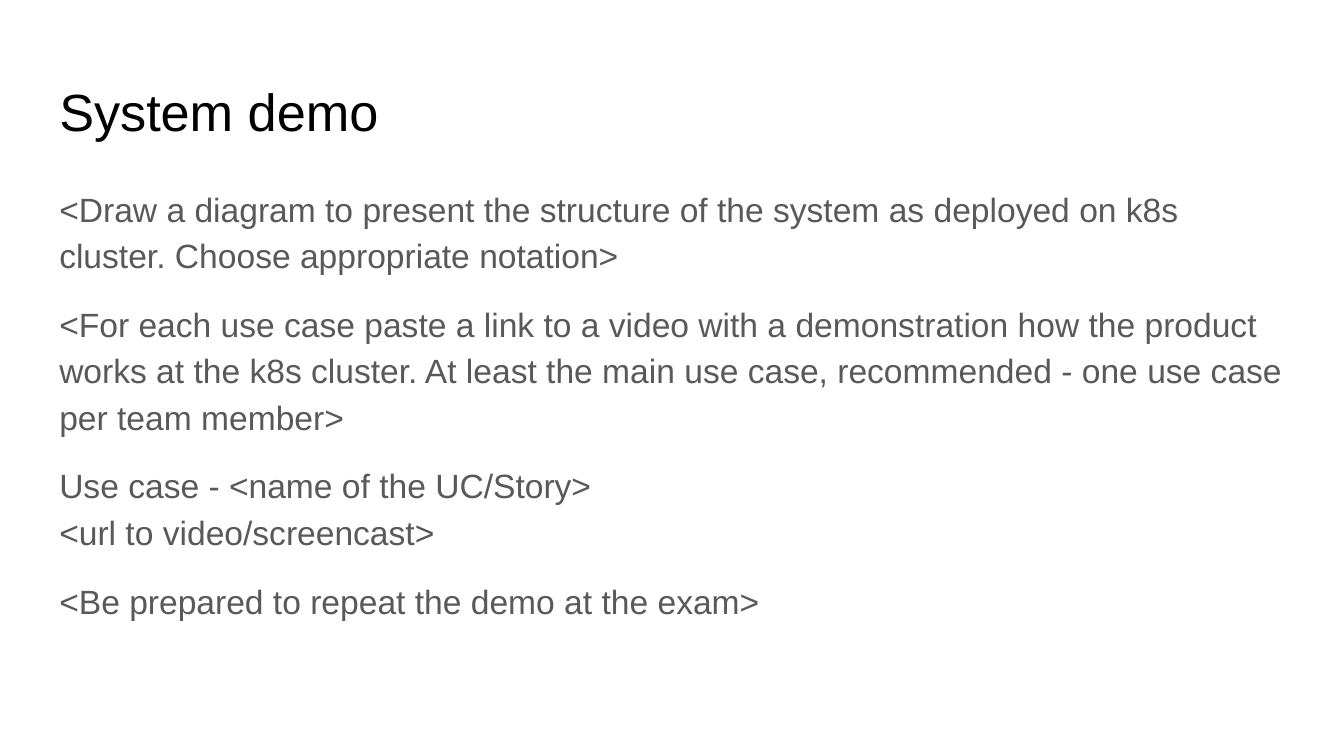
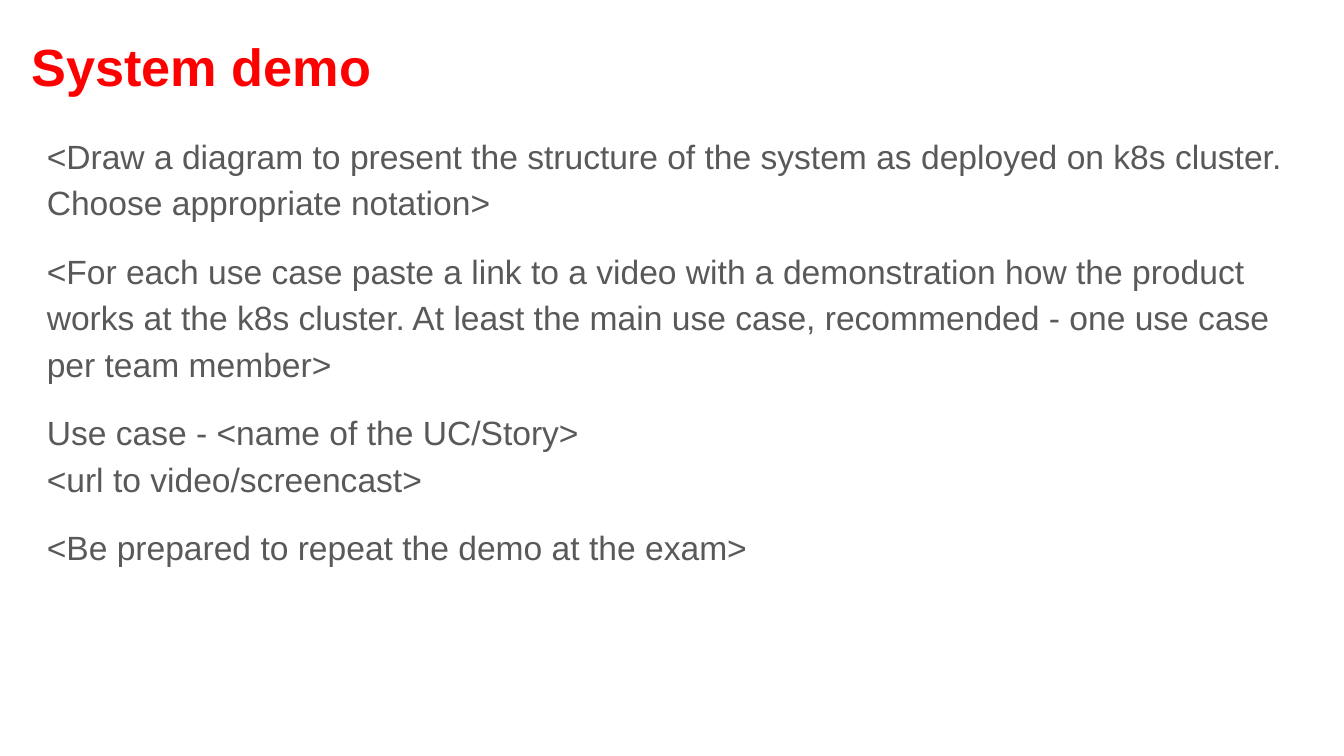
Before and after one commit to fanglores/Advanced-Software-Design, a slide deck: slide 15 of PracticeTasks/Module2/FinalTask_2/FinalTask_2.pptx (slide 14 before the commit). Drawn at 1344x756 pixels with LibreOffice and Linux fonts; fonts in the diff are those of the drawing. Boxes give left, top, right and bottom in pixels: in the first picture for what was removed or moved away, otherwise in the second. Text is boxed around its words. In the diff, an @@ line names an element or a change of style, - is before the commit and + after.

```diff
--- a/PracticeTasks/Module2/FinalTask_2/FinalTask_2.pptx
+++ b/PracticeTasks/Module2/FinalTask_2/FinalTask_2.pptx
@@ title "System demo": place and size @@
-title "System demo" at [59,93,379,141]
+title "System demo" at [32,48,371,96]
@@ title "System demo" at [32,48,371,96]: text colour #000000 to #FF0000, bold on @@
@@ text "<Draw a diagram to present ..." rewrapped from [59,197,1282,620] to [47,144,1281,567] @@
```
Also in this commit, not shown: 2 other slides changed, 14 slides added, 13 slides removed, 2 other files.
